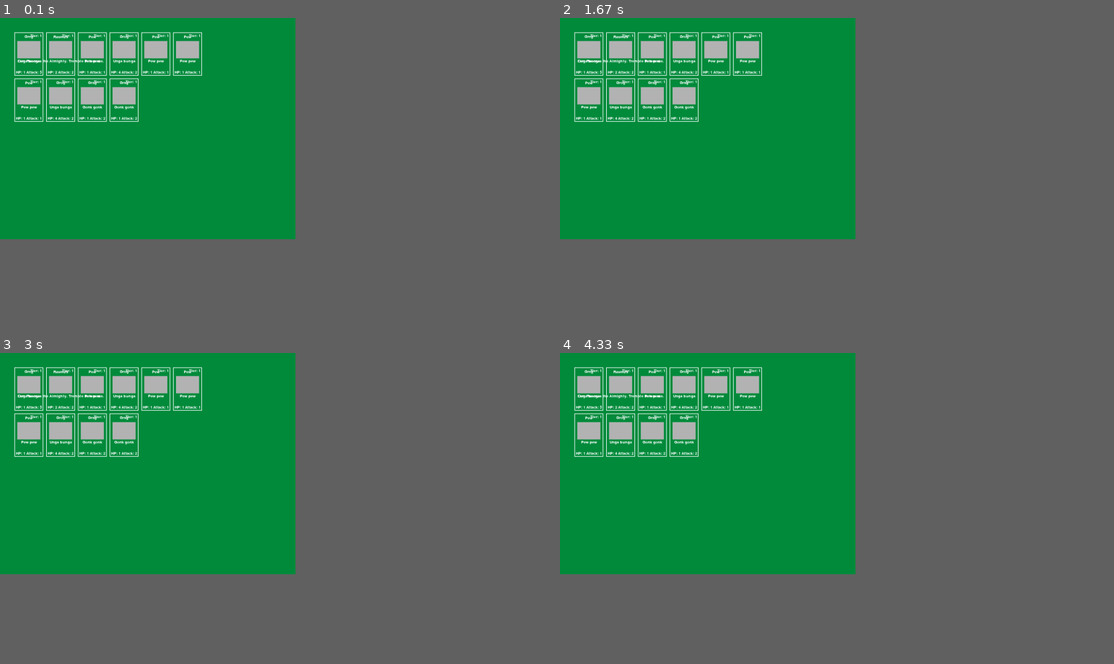
Above: before the commit, frames 1-4 (two rows, left to right).
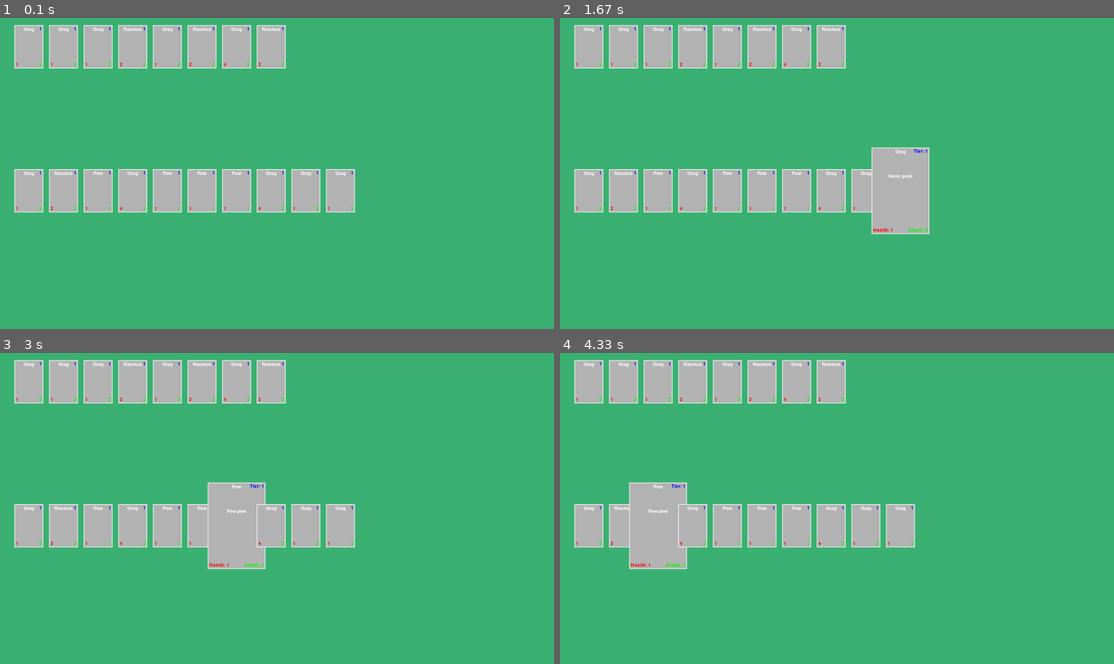
Above: after the commit, the same moments.

Repository: chriskalos/CardMaster
Game: pygame game, started from Game/Game.py
Two runs of this game, one before a commit and one after it. Both use one fixed random seed, a clock stepped at 60 frames per second and the inputs below.
Inputs (mouse positions are in pixels of both pictures, inside the frame that each line leads up to):
- Up to frame 1 (0.1 s): no input
- Up to frame 2 (1.67 s): click (837, 173) at 0.38 s; click (620, 192) at 0.72 s, where only the run after the commit has a clickable "1"; click (665, 126) at 1.05 s; click (903, 201) at 1.38 s
- Up to frame 3 (3 s): click (288, 402) at 1.72 s; click (282, 542) at 2.05 s; click (260, 455) at 2.38 s; click (238, 527) at 2.72 s, where only the run after the commit has a clickable "1"
- Up to frame 4 (4.33 s): click (981, 480) at 3.05 s; click (654, 539) at 3.38 s; click (953, 452) at 3.72 s; click (659, 527) at 4.05 s, where only the run after the commit has a clickable "1"
In our replay, the window is 480x360 before the commit and 900x506 after it. These sizes can differ from the game's own. Grey fills any space a smaller window leaves; there, only what the larger window draws over its background counts as a difference.

The runs differ from the first frame. In frame 1, 38% of the frame differs, in the area x 0-65%, y 0-72%; in frame 2, 40%, in the area x 0-67%, y 0-72%; in frame 3, 38%; in frame 4, 38%.

Commit message:
Many improvements to Game.py

Diff:
--- a/Game/Game.py
+++ b/Game/Game.py
@@ -5,72 +5,157 @@
 pygame.init()
 
 # Set up the display
-screen = pygame.display.set_mode((1024, 768))
+screen = pygame.display.set_mode((1920, 1080))
+fps = 60
 pygame.display.set_caption('Card Game')
 
 # Initialize font
 pygame.font.init()
+clock = pygame.time.Clock()
 font = pygame.font.Font(None, 24)
 
 # Create an instance of GameManager
 game_manager = GameManager()
 game_manager.instantiate_player_deck()  # Create the initial deck
+game_manager.instantiate_enemy_deck()
 
-def draw_card(screen, card, x, y):
-    # Card dimensions
-    card_width, card_height = 100, 150
-    border_color = (255, 255, 255)  # White border
-    text_color = (255, 255, 255)    # White text
+# Function to draw a card
+def draw_card(screen, card, x, y, small=True):
+    card_width = 100
+    card_height = 150
+    card_padding = 10
+    card_frame_color = (255, 255, 255)
+    card_border_color = (255, 255, 255)
+    card_background_color = (210, 210, 210)
+    card_text_color = (255, 255, 255)
+    card_tier_color = (0, 0, 255)
+    card_hp_color = (255, 0, 0)
+    card_attack_color = (0, 255, 0)
+    card_font_size = 16
 
-    # Create a rectangle for the card
-    card_rect = pygame.Rect(x, y, card_width, card_height)
-    pygame.draw.rect(screen, border_color, card_rect, 2)  # 2 pixels for the border thickness
+    # Check if mouse is hovering over the card
+    if small and pygame.Rect(x - card_width // 2, y - card_height // 2, card_width, card_height).collidepoint(pygame.mouse.get_pos()):
+        small = False  # Transition to large form
+    if not small and not pygame.Rect(x - card_width // 2, y - card_height // 2, card_width, card_height).collidepoint(pygame.mouse.get_pos()):
+        small = True
 
-    # Font setup
-    font = pygame.font.Font(None, 20)
+    if small:
+        # Draw card frame
+        card_rect = pygame.Rect(x - card_width // 2, y - card_height // 2, card_width, card_height)
+        pygame.draw.rect(screen, card_frame_color, card_rect, 2)
 
-    # Name (centered at the top)
-    name_surf = font.render(card.name, True, text_color)
-    name_rect = name_surf.get_rect(center=(x + card_width // 2, y + 15))
-    screen.blit(name_surf, name_rect)
+        # Background color
+        card_background_color = (180, 180, 180)
+        pygame.draw.rect(screen, card_background_color, (x - card_width // 2 + 2, y - card_height // 2 + 2, card_width - 4, card_height - 4))
 
-    # Image (placeholder for now)
-    pygame.draw.rect(screen, (180, 180, 180), (x + 10, y + 30, card_width - 20, 60))  # Grey rectangle as placeholder
+        # Tier (top right)
+        tier_surf = font.render(f"{card.tier}", True, card_tier_color)
+        tier_rect = tier_surf.get_rect(topright=(x + card_width // 2 - 5, y - card_height // 2 + 5))
+        screen.blit(tier_surf, tier_rect)
 
-    # Description (below the image)
-    desc_surf = font.render(card.description, True, text_color)
-    desc_rect = desc_surf.get_rect(center=(x + card_width // 2, y + 100))
-    screen.blit(desc_surf, desc_rect)
+        # Health (bottom left)
+        hp_surf = font.render(f"{card.hp}", True, card_hp_color)
+        hp_rect = hp_surf.get_rect(bottomleft=(x - card_width // 2 + 5, y + card_height // 2 - 5))
+        screen.blit(hp_surf, hp_rect)
 
-    # Tier (top right)
-    tier_surf = font.render(f"Tier: {card.tier}", True, text_color)
-    tier_rect = tier_surf.get_rect(topright=(x + card_width - 5, y + 5))
-    screen.blit(tier_surf, tier_rect)
+        # Attack (bottom right)
+        attack_surf = font.render(f"{card.attack}", True, card_attack_color)
+        attack_rect = attack_surf.get_rect(bottomright=(x + card_width // 2 - 5, y + card_height // 2 - 5))
+        screen.blit(attack_surf, attack_rect)
 
-    # Health (bottom left)
-    hp_surf = font.render(f"HP: {card.hp}", True, text_color)
-    hp_rect = hp_surf.get_rect(bottomleft=(x + 5, y + card_height - 5))
-    screen.blit(hp_surf, hp_rect)
+        # Name (centered at the top)
+        name_surf = font.render(card.name, True, card_text_color)
+        name_rect = name_surf.get_rect(center=(x, y - card_height // 2 + 15))
+        screen.blit(name_surf, name_rect)
+        # print(f"DEBUG: Card: {card.name} - Position: ({x}, {y})")
+    else:
+        # Draw card details
+        card_width = 200
+        card_height = 300
+        card_frame_color = (255, 255, 255)
+        card_border_color = (255, 255, 255)
+        card_background_color = (180, 180, 180)
+        card_text_color = (255, 255, 255)
+        card_tier_color = (0, 0, 255)
+        card_hp_color = (255, 0, 0)
+        card_attack_color = (0, 255, 0)
+        card_font_size = 16
 
-    # Attack (bottom right)
-    attack_surf = font.render(f"Attack: {card.attack}", True, text_color)
-    attack_rect = attack_surf.get_rect(bottomright=(x + card_width - 5, y + card_height - 5))
-    screen.blit(attack_surf, attack_rect)
+        # Create a rectangle for the card
+        card_rect = pygame.Rect(x - card_width // 2, y - card_height // 2, card_width, card_height)
+        pygame.draw.rect(screen, card_border_color, card_rect, 2)  # 2 pixels for the border thickness
 
-# Helper to draw the deck
-def draw_deck():
-    screen.fill((0, 140, 60))  # Clear the screen
-    card_x, card_y = 50, 50  # Start position for the first card
-    for card in game_manager.player_deck.cards: # type: ignore (suppress warnings from IDE)
-        draw_card(screen, card, card_x, card_y)
-        card_x += 110  # Move to the right for the next card
-        if card_x + 100 > 800:  # Check if we need to wrap to the next row
-            card_x = 50
-            card_y += 160
+        # Background color
+        card_background_color = (180, 180, 180)
+        pygame.draw.rect(screen, card_background_color, (x - card_width // 2 + 2, y - card_height // 2 + 2, card_width - 4, card_height - 4))
 
-# Draw the initial deck
-draw_deck()
-pygame.display.flip()  # Update the display once after initial draw
+        # Name (centered at the top)
+        name_font = pygame.font.Font(None, card_font_size)
+        name_lines = []
+        words = card.name.split()
+        current_line = ""
+        for word in words:
+            if name_font.size(current_line + " " + word)[0] <= card_width - 20:
+                current_line += " " + word
+            else:
+                name_lines.append(current_line.strip())
+                current_line = word
+        name_lines.append(current_line.strip())
+
+        for i, line in enumerate(name_lines):
+            name_surf = font.render(line, True, card_text_color)
+            name_rect = name_surf.get_rect(center=(x, y - card_height // 2 + 15 + i * card_font_size))
+            screen.blit(name_surf, name_rect)
+
+        # Image (placeholder for now)
+        pygame.draw.rect(screen, (180, 180, 180), (x - card_width // 2 + 10, y - card_height // 2 + 30, card_width - 20, 60))  # Grey rectangle as placeholder
+
+        # Description (below the image)
+        desc_font = pygame.font.Font(None, card_font_size)
+        desc_lines = []
+        words = card.description.split()
+        current_line = ""
+        for word in words:
+            if desc_font.size(current_line + " " + word)[0] <= card_width - 100:
+                current_line += " " + word
+            else:
+                desc_lines.append(current_line.strip())
+                current_line = word
+        desc_lines.append(current_line.strip())
+
+        for i, line in enumerate(desc_lines):
+            desc_surf = font.render(line, True, card_text_color)
+            desc_rect = desc_surf.get_rect(center=(x, y - card_height // 2 + 100 + i * card_font_size))
+            screen.blit(desc_surf, desc_rect)
+
+        # Tier (top right)
+        tier_surf = font.render(f"Tier: {card.tier}", True, card_tier_color)
+        tier_rect = tier_surf.get_rect(topright=(x + card_width // 2 - 5, y - card_height // 2 + 5))
+        screen.blit(tier_surf, tier_rect)
+
+        # Health (bottom left)
+        hp_surf = font.render(f"Health: {card.hp}", True, card_hp_color)
+        hp_rect = hp_surf.get_rect(bottomleft=(x - card_width // 2 + 5, y + card_height // 2 - 5))
+        screen.blit(hp_surf, hp_rect)
+
+        # Attack (bottom right)
+        attack_surf = font.render(f"Attack: {card.attack}", True, card_attack_color)
+        attack_rect = attack_surf.get_rect(bottomright=(x + card_width // 2 - 5, y + card_height // 2 - 5))
+        screen.blit(attack_surf, attack_rect)
+
+
+def draw_deck(screen, deck, x, y):
+    card_spacing = 120
+    for i, card in enumerate(deck.cards):
+        draw_card(screen, card, x + i * card_spacing, y)
+
+# Draw player's deck
+player_deck_x = 100
+player_deck_y = 600
+
+# Draw enemy's deck
+enemy_deck_x = 100
+enemy_deck_y = 100
 
 # Main game loop
 running = True
@@ -78,9 +163,13 @@
     for event in pygame.event.get():
         if event.type == pygame.QUIT:
             running = False
-        # Here, add any event that requires re-drawing the deck
-        # For example, adding or removing a card, shuffling the deck, etc.
-        # You would call `draw_deck()` followed by `pygame.display.flip()` in response to such events.
+        if event.type == pygame.KEYUP:
+            pass
+    screen.fill((59, 178, 115))
+    draw_deck(screen, game_manager.player_deck, player_deck_x, player_deck_y)
+    draw_deck(screen, game_manager.enemy_deck, enemy_deck_x, enemy_deck_y)
+    clock.tick(fps)
+    pygame.display.update()
 
 # Quit PyGame
 pygame.quit()
--- a/Game/GameManager.py
+++ b/Game/GameManager.py
@@ -1,13 +1,14 @@
-from Deck import Deck  # Make sure to import the Deck class
+from Deck import Deck
+from Player import Player
 
 class GameManager:
     def __init__(self):
         self.matches = 1
-        self.tier = 5
+        self.tier = 1
         self.player_wins = 0
         self.player_losses = 0
-        self.player_deck = None
-        self.enemy_deck = None # todo: Enemy deck will change every match
+        self.player_deck = Deck()
+        self.enemy_deck = Deck() # todo: Enemy deck will change every match
 
     def increase_match(self):
         """Increase the match count and adjust tier accordingly."""
--- /dev/null
+++ b/Game/Player.py
@@ -0,0 +1,52 @@
+class Player:
+    def __init__(self):
+        self.hp = 10
+        self.mana = 0 # todo: Mana = current tier + 2
+        self.alive_deck = []
+        self.dead_deck = []
+        self.cards_on_board = []
+        self.hand = []
+
+    def create_deck(self, deck):
+        self.alive_deck = deck
+
+    def kill_card(self, card):
+        self.dead_deck.append(card)
+        self.alive_deck.remove(card)
+
+    def play_card(self, card): # todo: Play card from hand into the turn, which in turn plays it into the match
+        self.hand.remove(card)
+        self.mana -= card.tier
+        self.dead_deck.append(card)
+
+    def play_turn(self):
+        #todo: Call upon turn to take the cards from the board and play them
+        pass
+
+    def sacrifice_card(self, card): # Sacrifice 1 HP to send all cards on the board to the dead deck and redraw as many as they are from the alive deck
+        # Find how many cards are on the board
+        num_cards = len(self.cards_on_board)
+        # For each card on the board, lose 1 HP and send it to the dead deck
+        for card in self.cards_on_board:
+            self.hp -= 1
+            self.check_hp()
+            self.dead_deck.append(card)
+            self.draw_card()
+        self.cards_on_board.clear()
+
+    def draw_card(self):
+        # todo: Draw card
+        pass
+
+    def check_hp(self):
+        if self.hp <= 0:
+            # todo: End round, player loses
+            pass
+
+class Enemy(Player):
+    def __init__(self):
+        super().__init__()
+
+    def play_turn(self):
+        # todo: Implement AI to play the turn from TemporaryFunctions.py
+        pass
--- a/Game/TemporaryFunctions.py
+++ b/Game/TemporaryFunctions.py
@@ -30,3 +30,106 @@
 ai(totalMana, handSize, hand, playedHand)
 
 print(playedHand)
+
+
+
+def draw_card(screen, card, x, y, small_form=True):
+    # Card dimensions
+    small_card_width, small_card_height = 100, 150
+    large_card_width, large_card_height = 200, 300
+    border_color = (255, 255, 255)  # White border
+    text_color = (255, 255, 255)    # White text
+
+    card_rect = pygame.Rect(x, y, small_card_width, small_card_height)
+    if card_rect.collidepoint(pygame.mouse.get_pos()):
+        small_form = False
+
+    if small_form:
+        # Create a rectangle for the small card
+        card_rect = pygame.Rect(x, y, small_card_width, small_card_height)
+        pygame.draw.rect(screen, border_color, card_rect, 2)  # 2 pixels for the border thickness
+
+        # Font setup
+        font = pygame.font.Font(None, 12)
+
+        # Name (centered at the top)
+        name_surf = font.render(card.name, True, text_color)
+        name_rect = name_surf.get_rect(center=(x + small_card_width // 2, y + 15))
+        screen.blit(name_surf, name_rect)
+
+        # Tier (top right)
+        tier_surf = font.render(f"Tier: {card.tier}", True, text_color)
+        tier_rect = tier_surf.get_rect(topright=(x + small_card_width - 5, y + 5))
+        screen.blit(tier_surf, tier_rect)
+
+        # Image (placeholder for now)
+        pygame.draw.rect(screen, (180, 180, 180), (x + 10, y + 30, small_card_width - 20, 60))  # Grey rectangle as placeholder
+
+        # Health (bottom left)
+        hp_surf = font.render(f"HP: {card.hp}", True, text_color)
+        hp_rect = hp_surf.get_rect(bottomleft=(x + 5, y + small_card_height - 5))
+        screen.blit(hp_surf, hp_rect)
+
+        # Attack (bottom right)
+        attack_surf = font.render(f"Attack: {card.attack}", True, text_color)
+        attack_rect = attack_surf.get_rect(bottomright=(x + small_card_width - 5, y + small_card_height - 5))
+        screen.blit(attack_surf, attack_rect)
+
+        pygame.display.flip()
+    else:
+        # Create a rectangle for the large card
+        card_rect = pygame.Rect(x, y, large_card_width, large_card_height)
+        pygame.draw.rect(screen, border_color, card_rect, 2)  # 2 pixels for the border thickness
+
+        # Font setup
+        font = pygame.font.Font(None, 18)
+
+        # Name (centered at the top)
+        name_surf = font.render(card.name, True, text_color)
+        name_rect = name_surf.get_rect(center=(x + large_card_width // 2, y + 20))
+        screen.blit(name_surf, name_rect)
+
+        # Image (placeholder for now)
+        pygame.draw.rect(screen, (180, 180, 180), (x + 20, y + 40, large_card_width - 40, 120))  # Grey rectangle as placeholder
+
+        # Description (below the image)
+        desc_surf = font.render(card.description, True, text_color)
+        desc_rect = desc_surf.get_rect(center=(x + large_card_width // 2, y + 200))
+        screen.blit(desc_surf, desc_rect)
+
+        # Tier (top right)
+        tier_surf = font.render(f"Tier: {card.tier}", True, text_color)
+        tier_rect = tier_surf.get_rect(topright=(x + large_card_width - 10, y + 10))
+        screen.blit(tier_surf, tier_rect)
+
+        # Health (bottom left)
+        hp_surf = font.render(f"HP: {card.hp}", True, text_color)
+        hp_rect = hp_surf.get_rect(bottomleft=(x + 10, y + large_card_height - 10))
+        screen.blit(hp_surf, hp_rect)
+
+        # Attack (bottom right)
+        attack_surf = font.render(f"Attack: {card.attack}", True, text_color)
+        attack_rect = attack_surf.get_rect(bottomright=(x + large_card_width - 10, y + large_card_height - 10))
+        screen.blit(attack_surf, attack_rect)
+
+        pygame.display.flip()
+
+def draw_deck():
+    screen.fill((0, 140, 60))  # Clear the screen
+    card_x, card_y = 50, 50  # Start position for the first card
+    for card in game_manager.player_deck.cards: # type: ignore (suppress warnings from IDE)
+        small_form = True
+        card_rect = pygame.Rect(card_x, card_y, 100, 150)
+        if card_rect.collidepoint(pygame.mouse.get_pos()):
+            small_form = False
+        draw_card(screen, card, card_x, card_y, small_form)
+        card_x += 120  # Move to the right for the next card
+        if card_x + 100 > 800:  # Check if we need to wrap to the next row
+            card_x = 50
+            card_y += 170
+
+    pygame.display.flip()  # Update the display once after initial draw
+
+# Draw the initial deck
+draw_deck()
+pygame.display.flip()  # Update the display once after initial draw
--- /dev/null
+++ b/Game/tempCodeRunnerFile.py
@@ -0,0 +1,7 @@
+def draw_deck(screen, deck, x, y):
+    card_spacing = 120
+    card_width = 100
+    deck_width = len(deck.cards) * card_spacing
+    x_start = x - deck_width // 2
+    for i, card in enumerate(deck.cards):
+        draw_card(screen, card, x_start + i * card_spacing, y)
